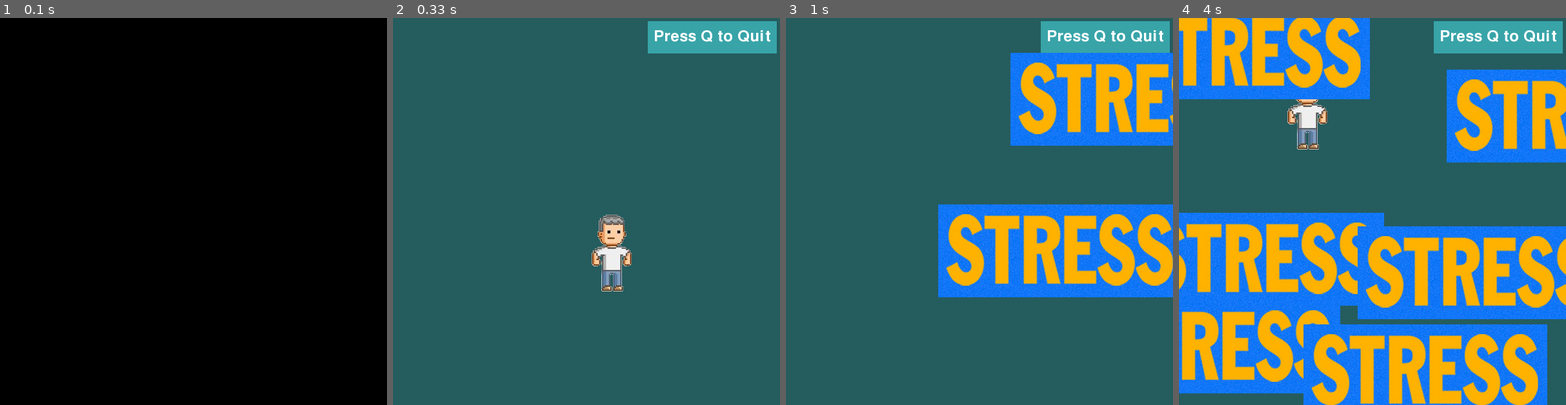
Above: before the commit, frames 1-4 (left to right).
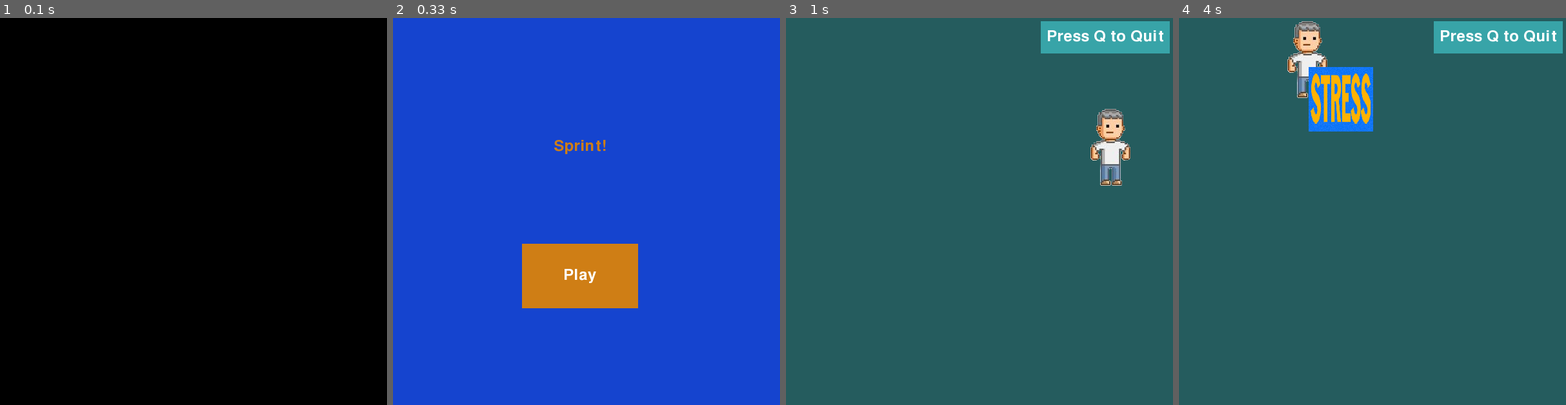
Above: after the commit, the same moments.

Repository: takanu10/pygame
Game: pygame game, started from sprint.py
Same seed, same stepped clock (60 frames per second), same inputs: the game is played once before the commit and once after it.
Inputs (mouse positions are in pixels of both pictures, inside the frame that each line leads up to):
- Up to frame 1 (0.1 s): no input
- Up to frame 2 (0.33 s): no input
- Up to frame 3 (1 s): click (971, 277) at 0.38 s; hold Right from 0.67 s (still down)
- Up to frame 4 (4 s): release Right at 1.13 s; hold Up 1.17-1.47 s; hold Left 2-2.53 s; hold Down 2.57-2.87 s; hold Left 2.9-3.3 s; hold Up 3.33-3.7 s; hold Right from 3.73 s (still down)

Frame 1 is identical in both runs. In frame 2, 100% of the frame differs, in the area x 0-100%, y 0-100%; in frame 3, 25%; in frame 4, 64%.

Commit message:
adjust enemy size + cleaned up code

Diff:
--- a/components/enemy.py
+++ b/components/enemy.py
@@ -7,7 +7,8 @@
 
     def __init__(self):
         super().__init__()
-        self.image = pygame.image.load("./images/enemy.png")
+        image = pygame.image.load("./images/enemy.png")
+        self.image = pygame.transform.scale(image, (100,100))
         self.rect = self.image.get_rect(
             center=(
             random.randint(600 + 20, 600 + 100),
--- a/components/player.py
+++ b/components/player.py
@@ -2,7 +2,7 @@
 from .sprite import Sprite
 
 class Player(Sprite):
-    """Class that defines logic for the player"""
+    """Class that defines logic for the player sprite"""
 
     def __init__(self, pos, **kwargs):
         super().__init__(**kwargs)
@@ -12,8 +12,8 @@
         self.rect = self.image.get_rect()
         self.rect.center = pos
 
-        if self.limits:
-            self.move_to(300,300)
+        # if self.limits:
+        #     self.move_to(300,300)
         # if self.limits:
         #     self.move_to(
         #         self.limits.center[0] - self.rect.width / 2,
--- a/screens/game.py
+++ b/screens/game.py
@@ -7,6 +7,7 @@
 from components.player import Player
 
 ADDENEMY = pygame.USEREVENT + 1
+
 class GameScreen(BaseScreen):
     """Class that runs during main gameplay"""
     def __init__(self, *args, **kwargs):
@@ -26,7 +27,7 @@
         #self.sprites.add(self.obstacle)
         self.sprites.add(self.quit)
 
-        pygame.time.set_timer(ADDENEMY, 250)
+        pygame.time.set_timer(ADDENEMY, 1000)
 
     def update(self):
         """Method that updates key presses"""
--- a/sprint.py
+++ b/sprint.py
@@ -16,14 +16,14 @@
 
         # Available screens
         screens = {
-            "intro": WelcomeScreen,
+            "welcome": WelcomeScreen,
             "game": GameScreen,
             "game_over": GameOverScreen,
         }
 
         # Start the loop
         run = True
-        current_screen = "game"
+        current_screen = "welcome"
         while run:
             # Obtain the screen class
             pygame.time.delay(100)
